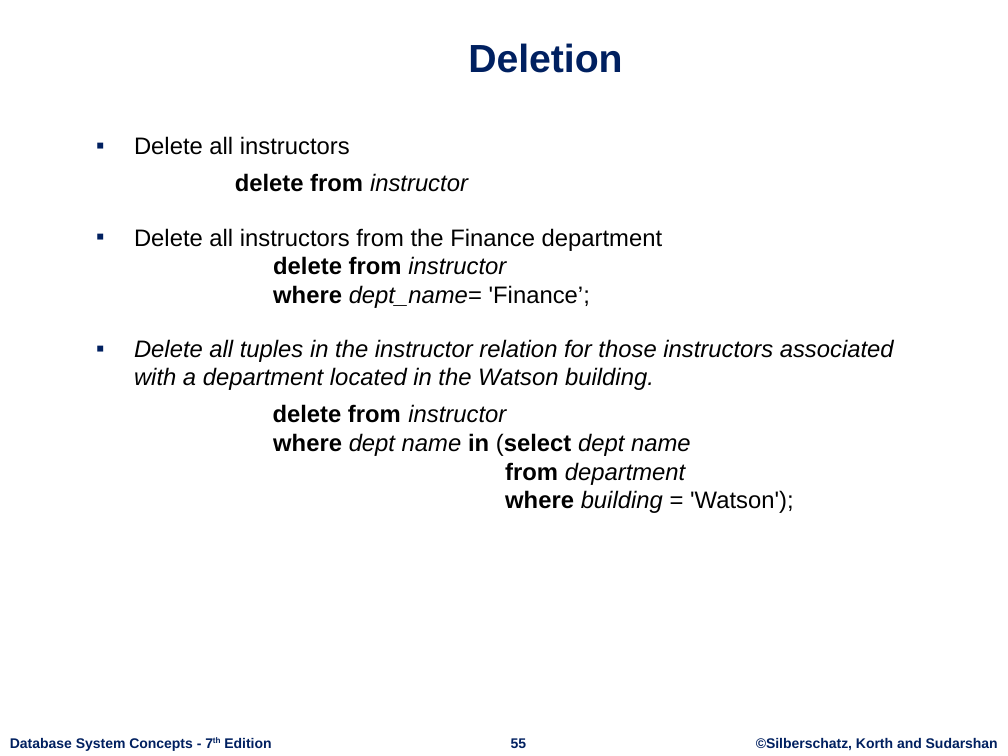
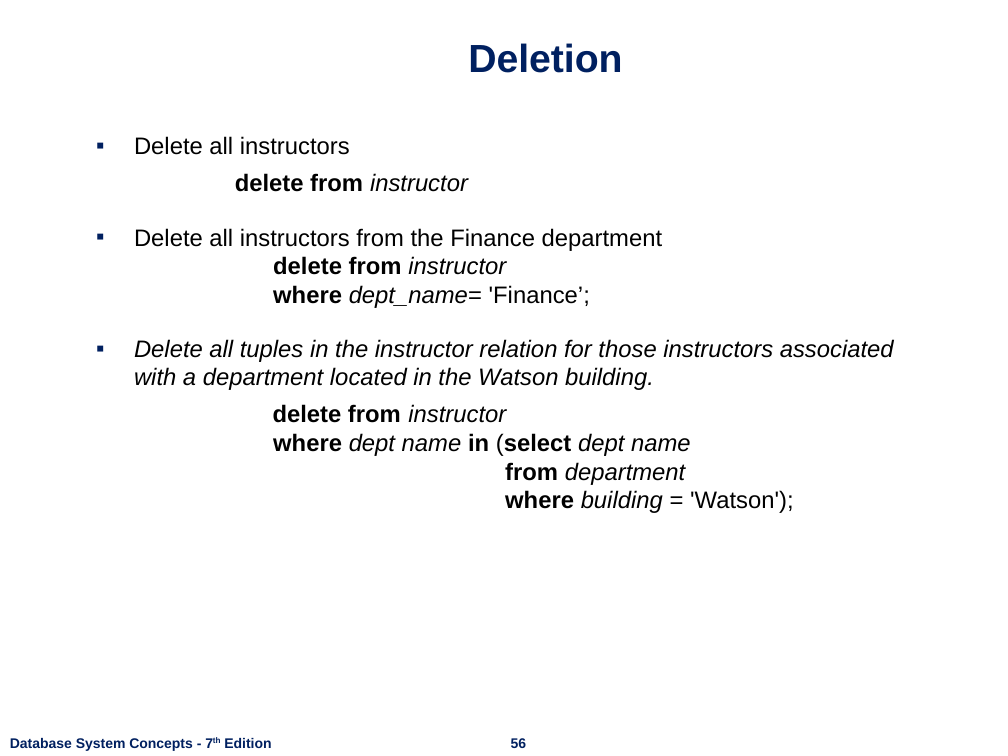
Before and after one commit to nashurgessa/DB-practices, a slide deck: slide 56 of Slides/L8-10 Introduction SQL.pptx (slide 55 before the commit). Drawn at 1008x756 pixels with LibreOffice and Linux fonts; fonts in the diff are those of the drawing; background and template pictures are left out. Boxes give left, top, right and bottom in pixels: in the first picture for what was removed or moved away, otherwise in the second. Text is boxed around its words. In the diff, an @@ line names an element or a change of style, - is before the commit and + after.

```diff
--- a/Slides/L8-10 Introduction SQL.pptx
+++ b/Slides/L8-10 Introduction SQL.pptx
@@ text removed at (756,738,998,751) @@
-©Silberschatz, Korth and Sudarshan
```
Also in this commit, not shown: 60 other slides changed, 1 slide added, 1 slide removed, 6 other files.
